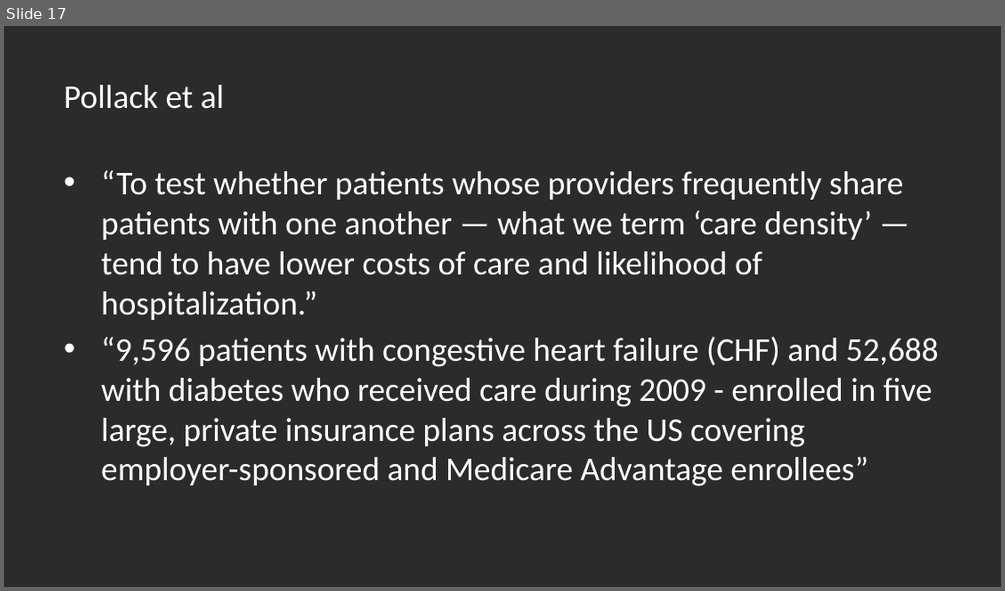
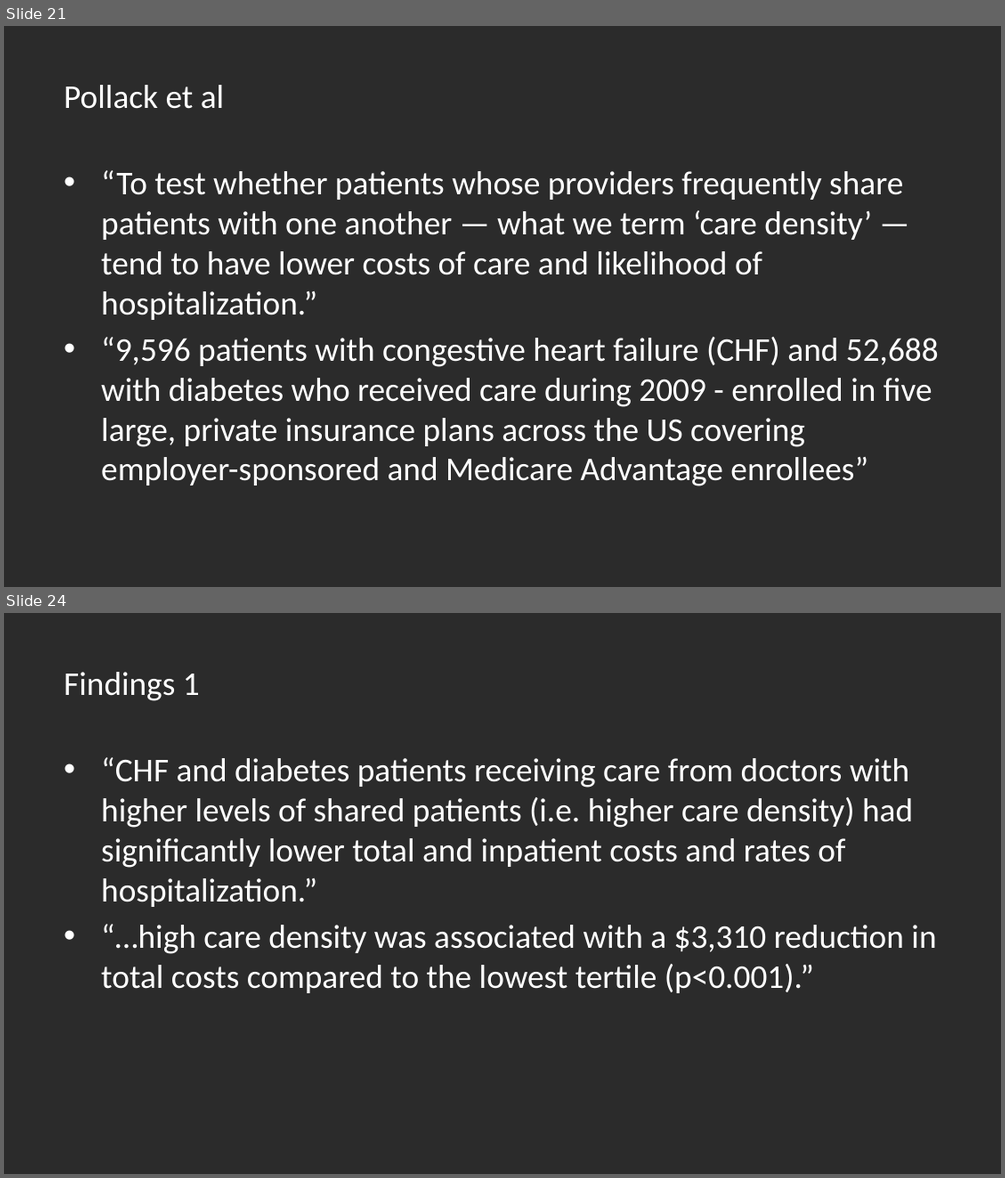
Before and after one commit to thadryanjs/presentations, a slide deck: Rotation1/Rotation1.pptx. Shown one above the other, each under a label of ours: slide 17 before the commit, slides 21 and 24 after it; the slides between them are not shown. The pictures are 1005x591 and 1005x1178 pixels, drawn with LibreOffice and Linux fonts; fonts in the diff are those of the drawing; background and template pictures are left out; a plain dark background stands for a picture behind light text. Boxes give left, top, right and bottom in pixels: in the first picture for what was removed or moved away, otherwise in the second. Text is boxed around its words. In the diff, an @@ line names an element or a change of style, - is before the commit and + after.

```diff
--- a/Rotation1/Rotation1.pptx
+++ b/Rotation1/Rotation1.pptx
@@ slide 24 added at (x1=4, y1=613, x2=1001, y2=1174), background picture (left out) @@
@@ title added at (x1=64, y1=672, x2=200, y2=701), 24 pt, text #FFFFFF @@
+Findings 1
@@ text added at (x1=101, y1=757, x2=936, y2=993), 24 pt, text #FFFFFF @@
+• “CHF and diabetes patients receiving care from doctors with higher levels of shared patients (i.e. higher care density) had significantly lower total and inpatient costs and rates of hospitalization.”
+• “…high care density was associated with a $3,310 reduction in total costs compared to the lowest tertile (p<0.001).”
@@ what was slide 17 is now slide 21 @@
```
Also in this commit, not shown: 3 slides changed, 7 other slides added, 1 slide removed, 1 other file.
